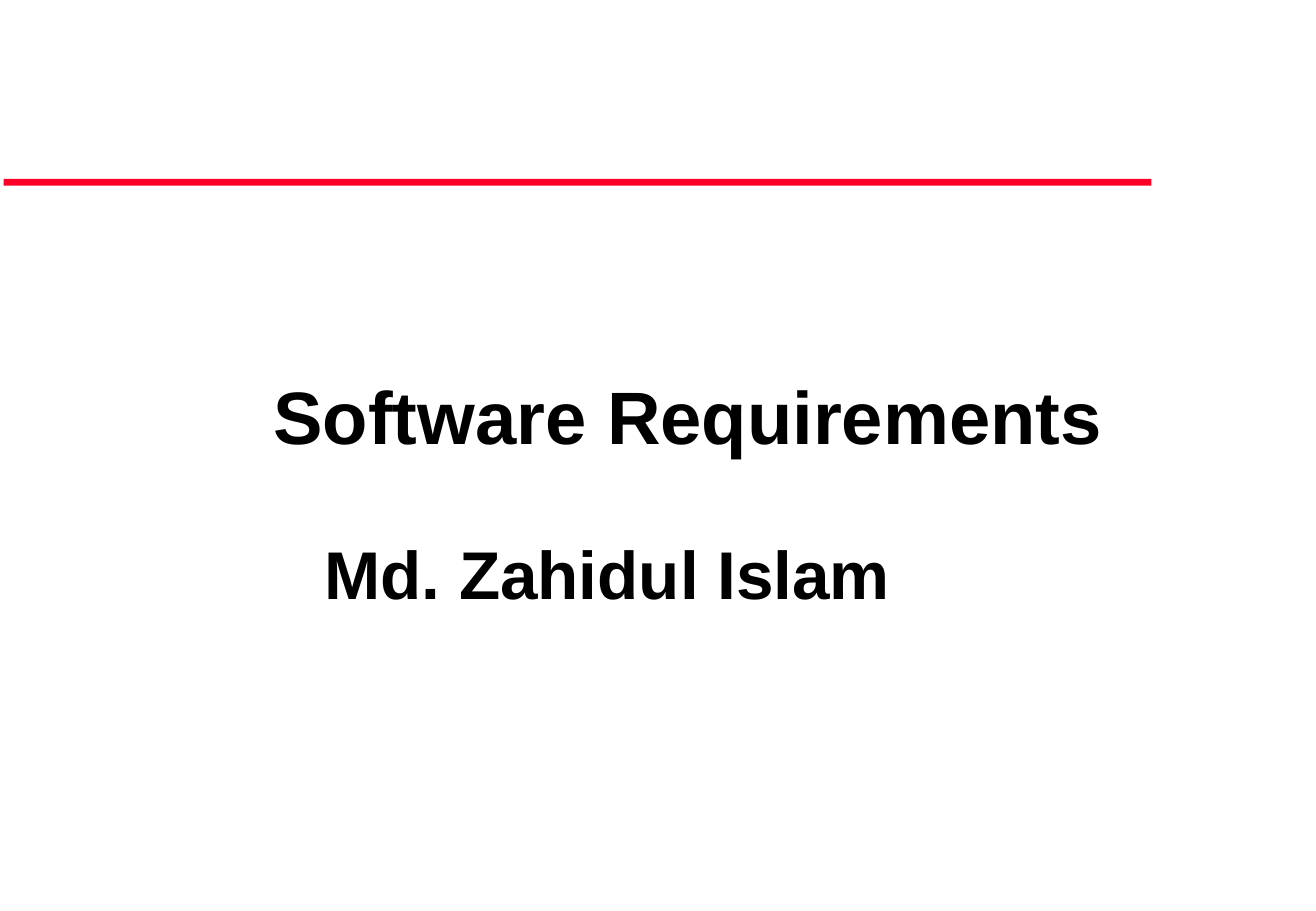
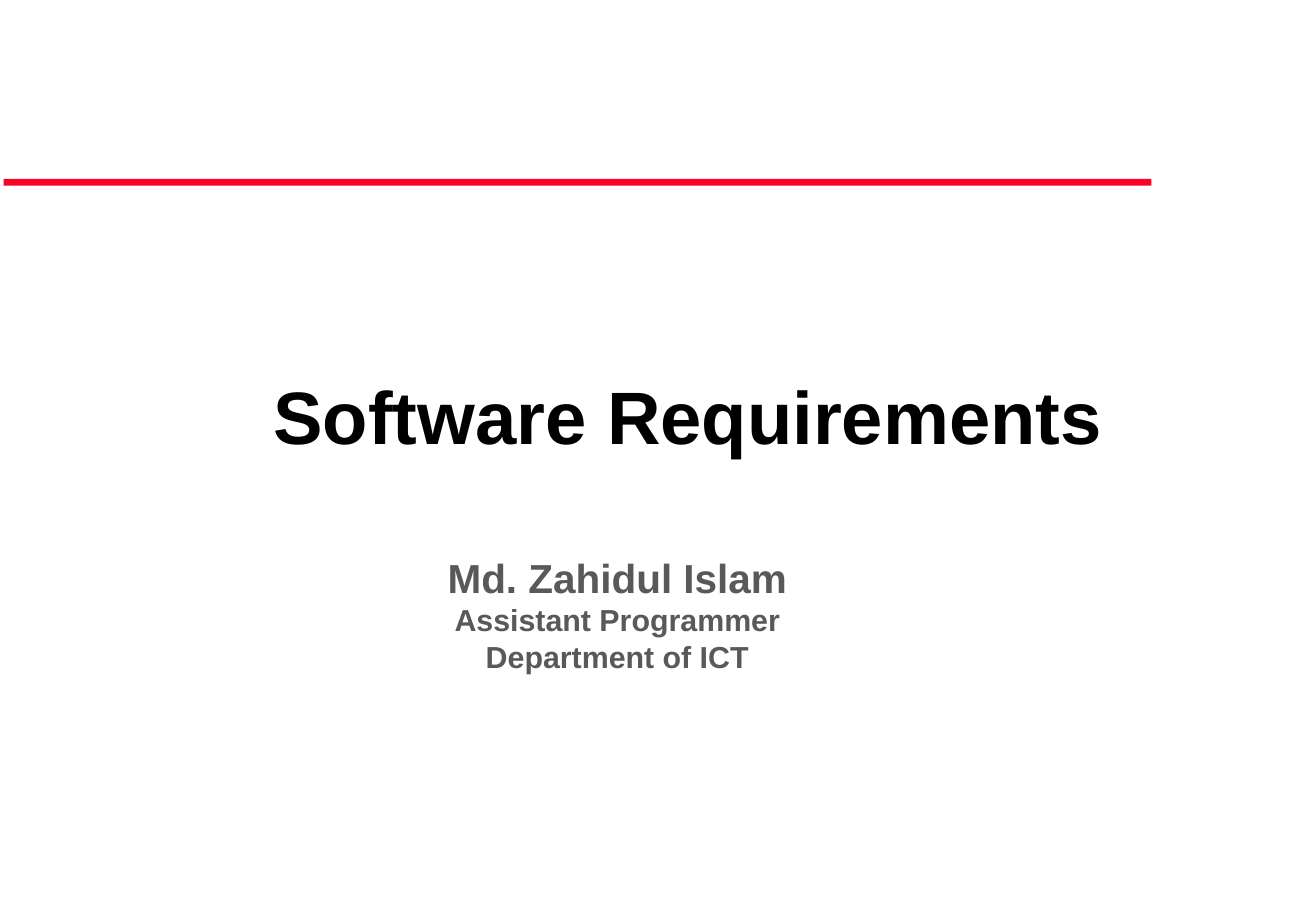
Before and after one commit to robispider/bdgovtest, a slide deck: slide 1 of Presentation/software Requirements.ppt. Drawn at 1316x911 pixels with LibreOffice and Linux fonts; fonts in the diff are those of the drawing. Boxes give left, top, right and bottom in pixels: in the first picture for what was removed or moved away, otherwise in the second. Text is boxed around its words. In the diff, an @@ line names an element or a change of style, - is before the commit and + after.

```diff
--- a/Presentation/software Requirements.ppt
+++ b/Presentation/software Requirements.ppt
@@ title at (448, 563, 786, 674): text changed; size 40 to 18 pt; text colour #000000 to #595959 @@
-Md. Zahidul Islam
+Md. Zahidul Islam
+Assistant Programmer
+Department of ICT
```
Also in this commit, not shown: 1 other slide changed, 1 slide added, 5 slides removed, 6 other files.
